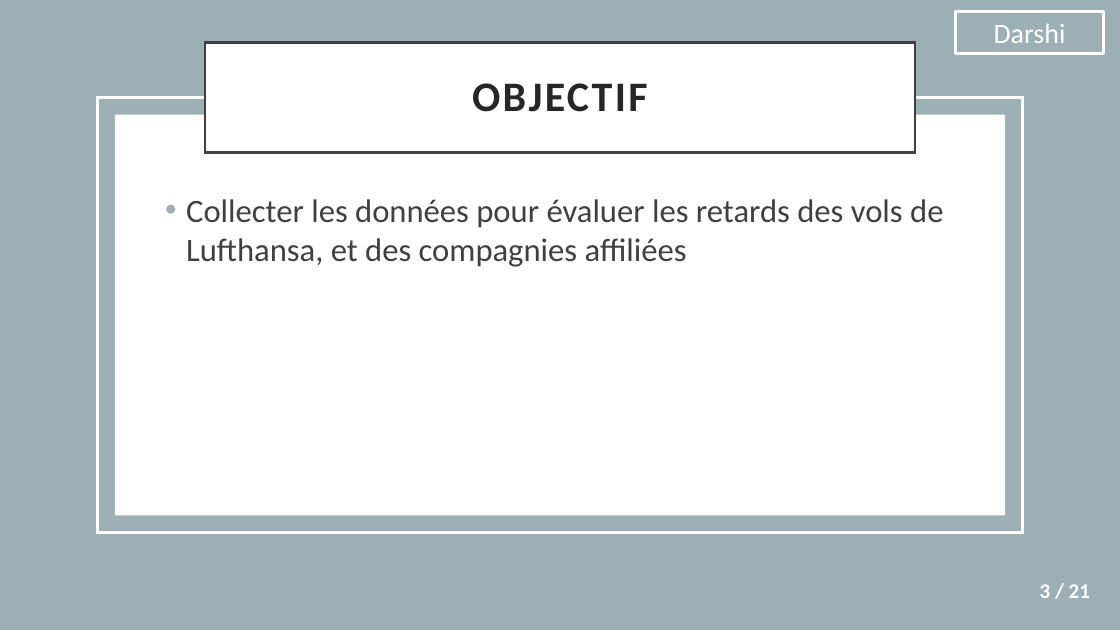
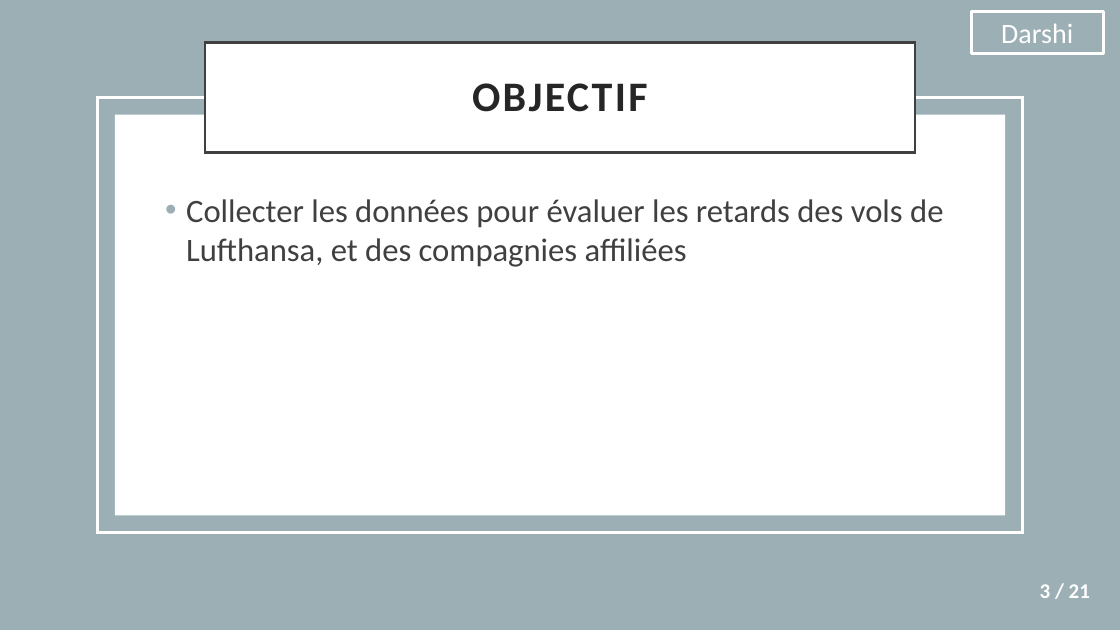
Before and after one commit to brb93330/DstAirlines, a slide deck: slide 3 of Documents/Presentation_projets_v1.2.pptx. Drawn at 1120x630 pixels with LibreOffice and Linux fonts; fonts in the diff are those of the drawing. Boxes give left, top, right and bottom in pixels: in the first picture for what was removed or moved away, otherwise in the second. Text is boxed around its words. In the diff, an @@ line names an element or a change of style, - is before the commit and + after.

```diff
--- a/Documents/Presentation_projets_v1.2.pptx
+++ b/Documents/Presentation_projets_v1.2.pptx
@@ rectangle "Darshi": place and size @@
-rectangle "Darshi" at (956, 11, 1103, 53)
+rectangle "Darshi" at (971, 11, 1103, 53)
```
Also in this commit, not shown: 3 other slides changed.
